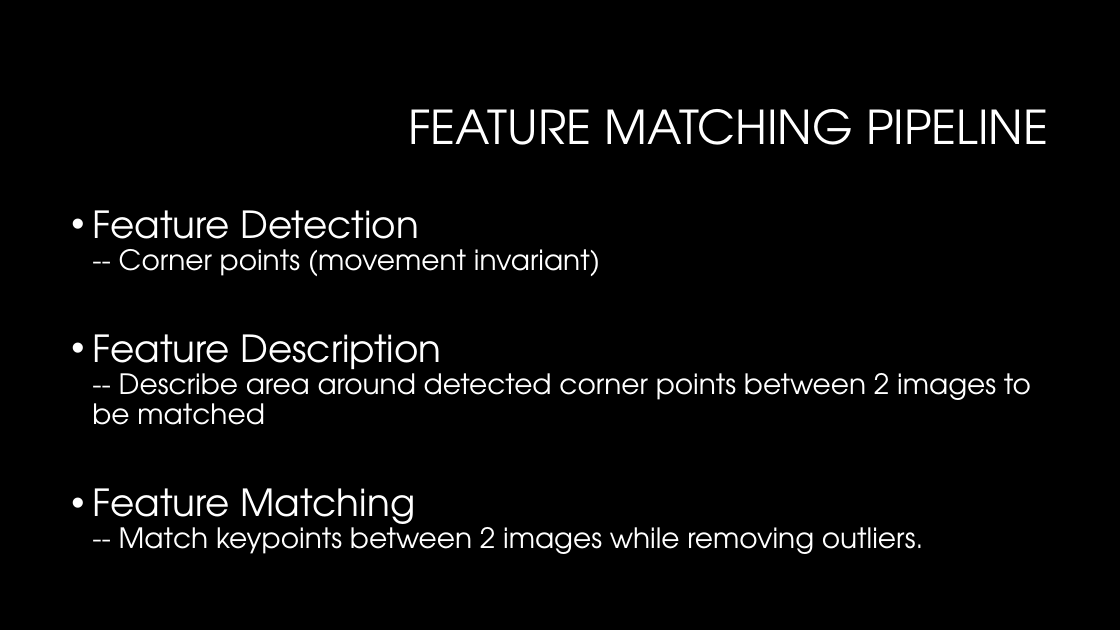
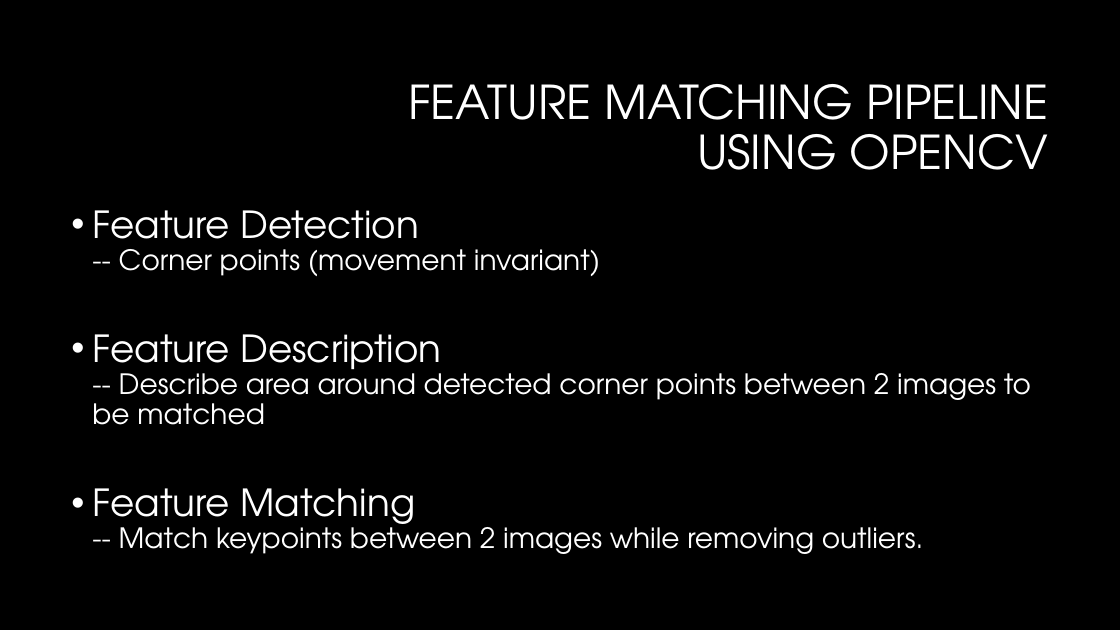
Before and after one commit to yashv28/CIS565-Final-Project, a slide deck: slide 3 of Milestones/Milestone 3.pptx. Drawn at 1120x630 pixels with LibreOffice and Linux fonts; fonts in the diff are those of the drawing; background and template pictures are left out. Boxes give left, top, right and bottom in pixels: in the first picture for what was removed or moved away, otherwise in the second. Text is boxed around its words. In the diff, an @@ line names an element or a change of style, - is before the commit and + after.

```diff
--- a/Milestones/Milestone 3.pptx
+++ b/Milestones/Milestone 3.pptx
@@ title at bbox=[408, 84, 1049, 170]: text changed @@
-FEATURE MATCHING PIPELINE
+FEATURE MATCHING PIPELINE USING OPENCV
```
Also in this commit, not shown: 1 other slide changed.
